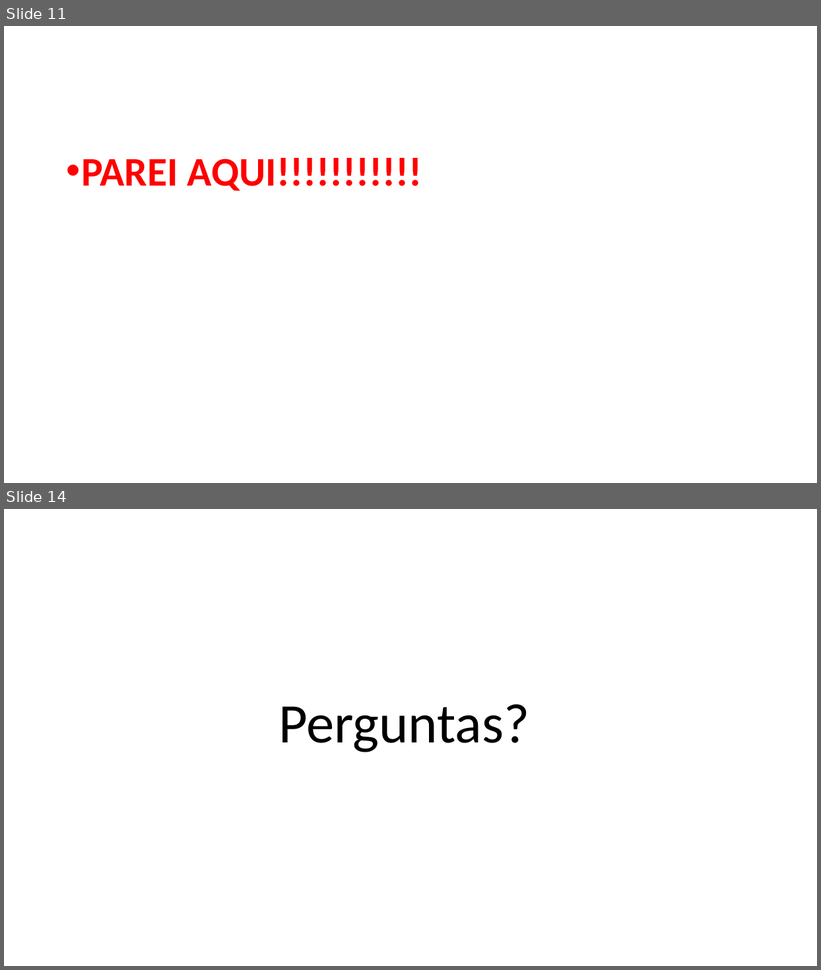
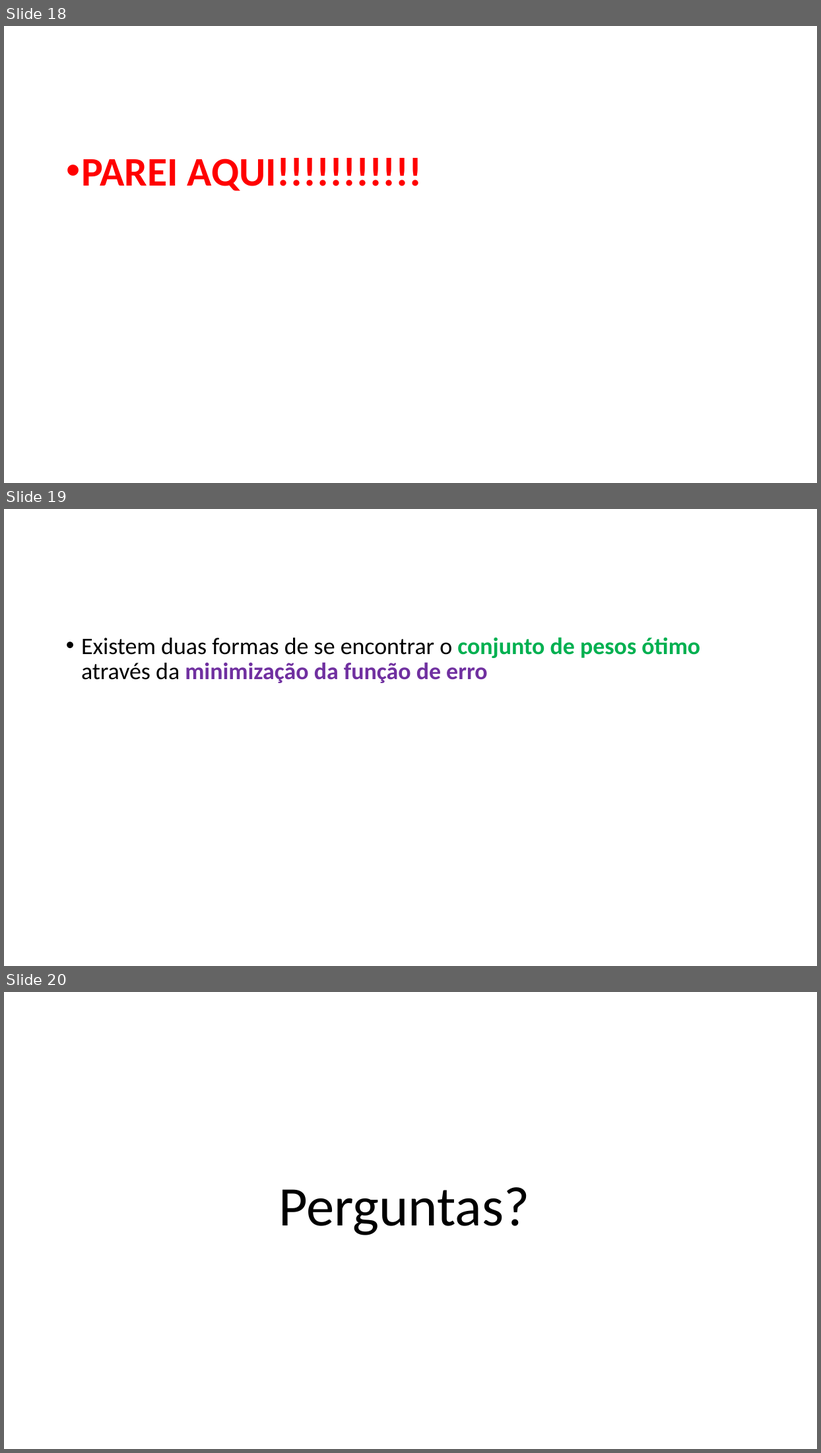
Before and after one commit to zz4fap/c24_inteligencia_artificial, a slide deck: slides/C24_Regressão.pptx. Shown one above the other, each under a label of ours: slides 11 and 14 before the commit, slides 18, 19 and 20 after it; the slides between them are not shown. The pictures are 821x970 and 821x1453 pixels, drawn with LibreOffice and Linux fonts; fonts in the diff are those of the drawing. Boxes give left, top, right and bottom in pixels: in the first picture for what was removed or moved away, otherwise in the second. Text is boxed around its words. In the diff, an @@ line names an element or a change of style, - is before the commit and + after.

```diff
--- a/slides/C24_Regressão.pptx
+++ b/slides/C24_Regressão.pptx
@@ slide 19 added at (4, 509, 817, 966), background #FFFFFF @@
@@ text added at (81, 637, 700, 683), 28 pt, text #000000, bold @@
+• Existem duas formas de se encontrar o conjunto de pesos ótimo através da minimização da função de erro
@@ what was slide 11 is now slide 18 @@
@@ what was slide 14 is now slide 20 @@
```
Also in this commit, not shown: 1 slide changed, 6 other slides added, 1 slide removed.
